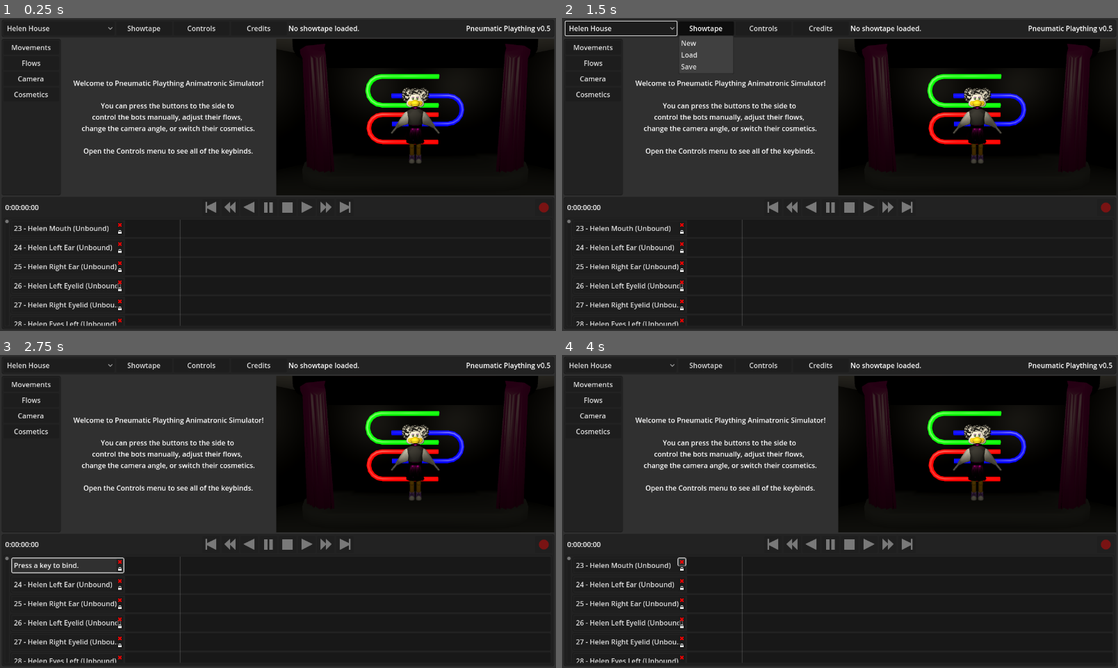
Above: before the commit, frames 1-4 (two rows, left to right).
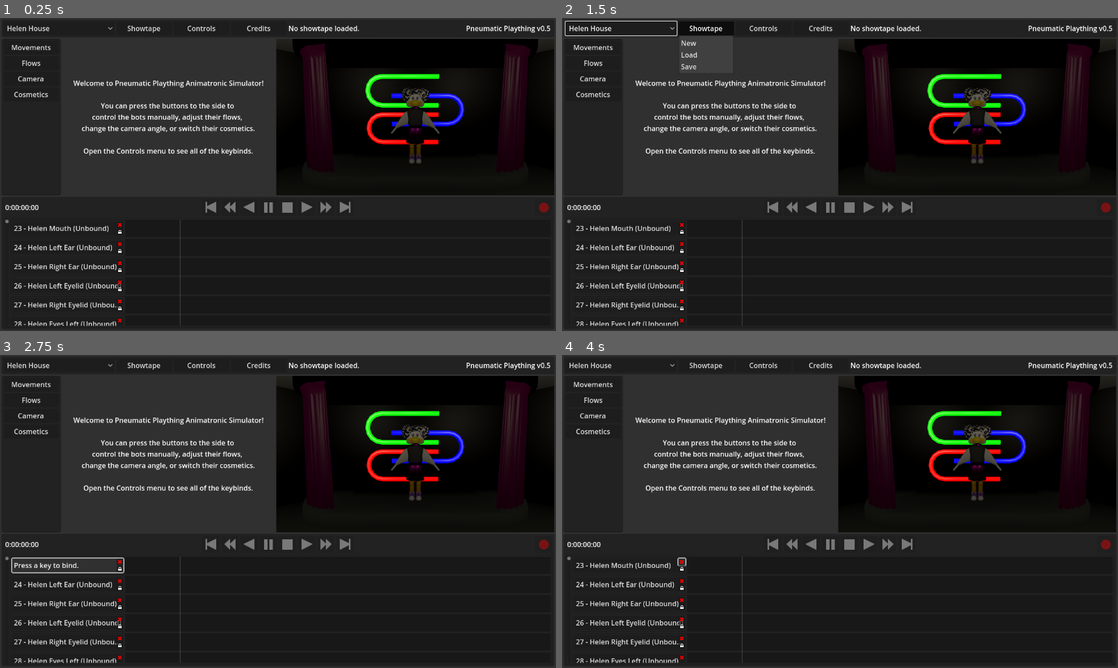
Above: after the commit, the same moments.

Repository: pizzaperp95/PneumaticPlaything
Game: Godot game, scene res://Scenes/GUI/EditorScreen.tscn
The game is run twice, just before and just after one commit, with the same random seed, the same clock (stepped at 60 frames per second) and the same inputs.
Inputs (mouse positions are in pixels of both pictures, inside the frame that each line leads up to):
- Up to frame 1 (0.25 s): no input
- Up to frame 2 (1.5 s): click "Helen House" at 0.5 s; click "Showtape" at 1.25 s
- Up to frame 3 (2.75 s): click "23 - Helen Mouth (Unbound)" at 2 s
- Up to frame 4 (4 s): click "Press a key to bind." at 2.75 s; click (684, 561) at 3.52 s

The runs differ from the first frame. In frame 1, 0.4% of the frame differs, in the area x 71-77%, y 22-36%; in frame 2, 0.4%; in frame 3, 0.4%; in frame 4, 0.4%.

Commit message:
light controllers

Diff:
--- a/Scenes/Stages/ChuckEsCorner.tscn
+++ b/Scenes/Stages/ChuckEsCorner.tscn
@@ -18,6 +18,24 @@
 transform = Transform3D(1, 0, 0, 0, 1, 0, 0, 0, 1, 0.25, 4, 0.5)
 script = ExtResource("2_8qvk7")
 
+[node name="Spots" type="Node3D" parent="."]
+
+[node name="Chuck" type="SpotLight3D" parent="Spots"]
+transform = Transform3D(-0.972974, -0.0597654, 0.223048, 2.26267e-08, 0.965926, 0.258819, -0.230916, 0.251824, -0.939821, -1.57812, 4.57895, -1.25599)
+light_color = Color(1, 0.9625, 0.85, 1)
+light_energy = 2.0
+spot_range = 6.53799
+spot_angle = 30.5982
+spot_angle_attenuation = 0.1
+
+[node name="Warblettes" type="SpotLight3D" parent="Spots"]
+transform = Transform3D(-0.963761, 0.0690445, -0.257677, 1.9697e-08, 0.965926, 0.258819, 0.266767, 0.24944, -0.930922, -0.309492, 5.86862, -0.75)
+light_color = Color(1, 0.9625, 0.85, 1)
+light_energy = 2.0
+spot_range = 12.8142
+spot_angle = 28.4779
+spot_angle_attenuation = 0.1
+
 [node name="Angle 1" type="Camera3D" parent="."]
 transform = Transform3D(-0.984612, -0.00554278, 0.174664, 0.0289131, 0.980555, 0.194105, -0.172344, 0.196168, -0.965306, -0.658302, 4.93729, -4)
 current = true
@@ -34,22 +52,6 @@
 [node name="WorldEnvironment" type="WorldEnvironment" parent="."]
 environment = SubResource("Environment_4uxdq")
 
-[node name="Chuck Spotlight" type="SpotLight3D" parent="."]
-transform = Transform3D(-0.972974, -0.0597654, 0.223048, 2.26267e-08, 0.965926, 0.258819, -0.230916, 0.251824, -0.939821, -1.57812, 4.57895, -1.25599)
-light_color = Color(1, 0.9625, 0.85, 1)
-light_energy = 2.0
-spot_range = 6.53799
-spot_angle = 30.5982
-spot_angle_attenuation = 0.1
-
-[node name="Warblettes Spotlight" type="SpotLight3D" parent="."]
-transform = Transform3D(-0.963761, 0.0690445, -0.257677, 1.9697e-08, 0.965926, 0.258819, 0.266767, 0.24944, -0.930922, -0.309492, 5.86862, -0.75)
-light_color = Color(1, 0.9625, 0.85, 1)
-light_energy = 2.0
-spot_range = 12.8142
-spot_angle = 28.4779
-spot_angle_attenuation = 0.1
-
 [node name="OmniLight3D" type="OmniLight3D" parent="."]
 transform = Transform3D(1, 0, 0, 0, 1, 0, 0, 0, 1, 1, 3.5, -2)
 light_color = Color(1, 0.960784, 0.85098, 1)
--- a/Scenes/Stages/HelenHouse.tscn
+++ b/Scenes/Stages/HelenHouse.tscn
@@ -1,9 +1,10 @@
-[gd_scene load_steps=6 format=3 uid="uid://btre5j66mpchy"]
+[gd_scene load_steps=7 format=3 uid="uid://btre5j66mpchy"]
 
 [ext_resource type="PackedScene" uid="uid://f0fkcs7erhop" path="res://Models/3-Stage/3stHelen.glb" id="1_s1mol"]
 [ext_resource type="Script" uid="uid://bu68w4jnh0n2b" path="res://Scripts/AnimatronicController.gd" id="2_odcb6"]
 [ext_resource type="PackedScene" uid="uid://bhoeqcsdb0fx2" path="res://Models/HelenHouse/HelenHouse-Room.glb" id="3_e7oou"]
 [ext_resource type="PackedScene" uid="uid://btvomf1ayoypu" path="res://Models/HelenHouse/HelenHouse-Stage.glb" id="4_e2vvs"]
+[ext_resource type="Script" uid="uid://d1p4ite8ts2wi" path="res://Scripts/LightController.gd" id="5_odcb6"]
 
 [sub_resource type="Environment" id="Environment_axk5g"]
 ambient_light_source = 1
@@ -13,6 +14,18 @@
 [node name="Helen" parent="." instance=ExtResource("1_s1mol")]
 transform = Transform3D(0.25, 0, 0, 0, 0.25, 0, 0, 0, 0.25, 0, 0.25, 0)
 script = ExtResource("2_odcb6")
+
+[node name="Spots" type="Node3D" parent="."]
+script = ExtResource("5_odcb6")
+
+[node name="Helen" type="SpotLight3D" parent="Spots"]
+transform = Transform3D(-1, 3.69465e-08, -7.92319e-08, 0, 0.906308, 0.422618, 8.74228e-08, 0.422618, -0.906308, 0, 2.5, -2)
+visible = false
+light_color = Color(1, 0.9625, 0.85, 1)
+light_energy = 5.0
+spot_attenuation = 2.0
+spot_angle = 10.0
+spot_angle_attenuation = 0.15
 
 [node name="Room" parent="." instance=ExtResource("3_e7oou")]
 transform = Transform3D(0.25, 0, 0, 0, 0.25, 0, 0, 0, 0.25, 0, 0, 0)
@@ -31,14 +44,6 @@
 [node name="WorldEnvironment" type="WorldEnvironment" parent="."]
 environment = SubResource("Environment_axk5g")
 
-[node name="SpotLight3D" type="SpotLight3D" parent="."]
-transform = Transform3D(-0.972974, -0.0597654, 0.223048, 2.26267e-08, 0.965926, 0.258819, -0.230916, 0.251824, -0.939821, 0.217544, 1.75308, -1.04223)
-light_color = Color(1, 0.9625, 0.85, 1)
-light_energy = 2.0
-spot_range = 1.3068
-spot_angle = 27.449
-spot_angle_attenuation = 0.1
-
 [node name="OmniLight3D" type="OmniLight3D" parent="."]
 transform = Transform3D(1, 0, 0, 0, 1, 0, 0, 0, 1, 2, 2.5, -3)
 light_color = Color(1, 0.960784, 0.85098, 1)
--- a/Scripts/EditorScreen.gd
+++ b/Scripts/EditorScreen.gd
@@ -17,7 +17,7 @@
 var stages_info = {
 	"Helen House":
 	{
-		"bits": 19,
+		"bits": 20,
 		"scene": "res://Scenes/Stages/HelenHouse.tscn",
 		"scene_ref_base": "SubViewport/HelenHouse/",
 		"camera_count": 2,
@@ -45,13 +45,46 @@
 			39: { "bot": "Helen", "movement": "Body Left", "flow_in": 0.7, "flow_out": 0.7 },
 			40: { "bot": "Helen", "movement": "Body Right", "flow_in": 0.7, "flow_out": 0.7 },
 			41: { "bot": "Helen", "movement": "Body Lean", "flow_in": 1.0, "flow_out": 0.8 },
+			125: { "bot": "Spots", "movement": "Helen", "flow_in": "None", "flow_out": "None" },
 		},
 
-		"cosmetics": { }
+		"cosmetics":
+		{
+			"Helen Hair":
+			{
+				"Black and White":
+				{
+					"Helen/Helen/Skeleton3D/BWHair": true,
+					"Helen/Helen/Skeleton3D/YellowHair": false,
+				},
+				"Yellow":
+				{
+					"Helen/Helen/Skeleton3D/BWHair": false,
+					"Helen/Helen/Skeleton3D/YellowHair": true,
+				},
+			},
+			"Helen Dress":
+			{
+				"Tux":
+				{
+					"Helen/Helen/Skeleton3D/Collar": true,
+					"Helen/Helen/Skeleton3D/Torso": true,
+					"Helen/Helen/Skeleton3D/Skirt": true,
+					"Helen/Helen/Skeleton3D/CheerDress": false,
+				},
+				"Cheerleader":
+				{
+					"Helen/Helen/Skeleton3D/Collar": false,
+					"Helen/Helen/Skeleton3D/Torso": false,
+					"Helen/Helen/Skeleton3D/Skirt": false,
+					"Helen/Helen/Skeleton3D/CheerDress": true,
+				}
+			}
+		}
 	},
 	"Chuck E's Corner":
 	{
-		"bits": 10,
+		"bits": 12,
 		"scene": "res://Scenes/Stages/ChuckEsCorner.tscn",
 		"scene_ref_base": "SubViewport/ChuckEsCorner/",
 		"camera_count": 3,
@@ -70,6 +103,8 @@
 			8: { "bot": "Chuck", "movement": "Right Arm", "flow_in": 2.0, "flow_out": 1.0 },
 			41: { "bot": "Warblettes", "movement": "Mouth", "flow_in": 4.0, "flow_out": 3.0 },
 			44: { "bot": "Warblettes", "movement": "Body Rock", "flow_in": 1.0, "flow_out": 1.0 },
+			50: { "bot": "Spots", "movement": "Chuck", "flow_in": "None", "flow_out": "None" },
+			56: { "bot": "Spots", "movement": "Warblettes", "flow_in": "None", "flow_out": "None" },
 		},
 
 		"cosmetics":
--- /dev/null
+++ b/Scripts/LightController.gd
@@ -0,0 +1,7 @@
+extends Node3D
+
+func _movement_in(movement, _rate):
+	get_node(movement).visible = true
+
+func _movement_out(movement, _rate):
+	get_node(movement).visible = false
Binary file changed: Models/3-Stage/3stHelen.glb
Binary file added: Models/3-Stage/3stHelen_cheer dress.png
Not shown, added: Models/3-Stage/3stHelen_cheer dress.png.import
Not shown, added: Scripts/LightController.gd.uid
